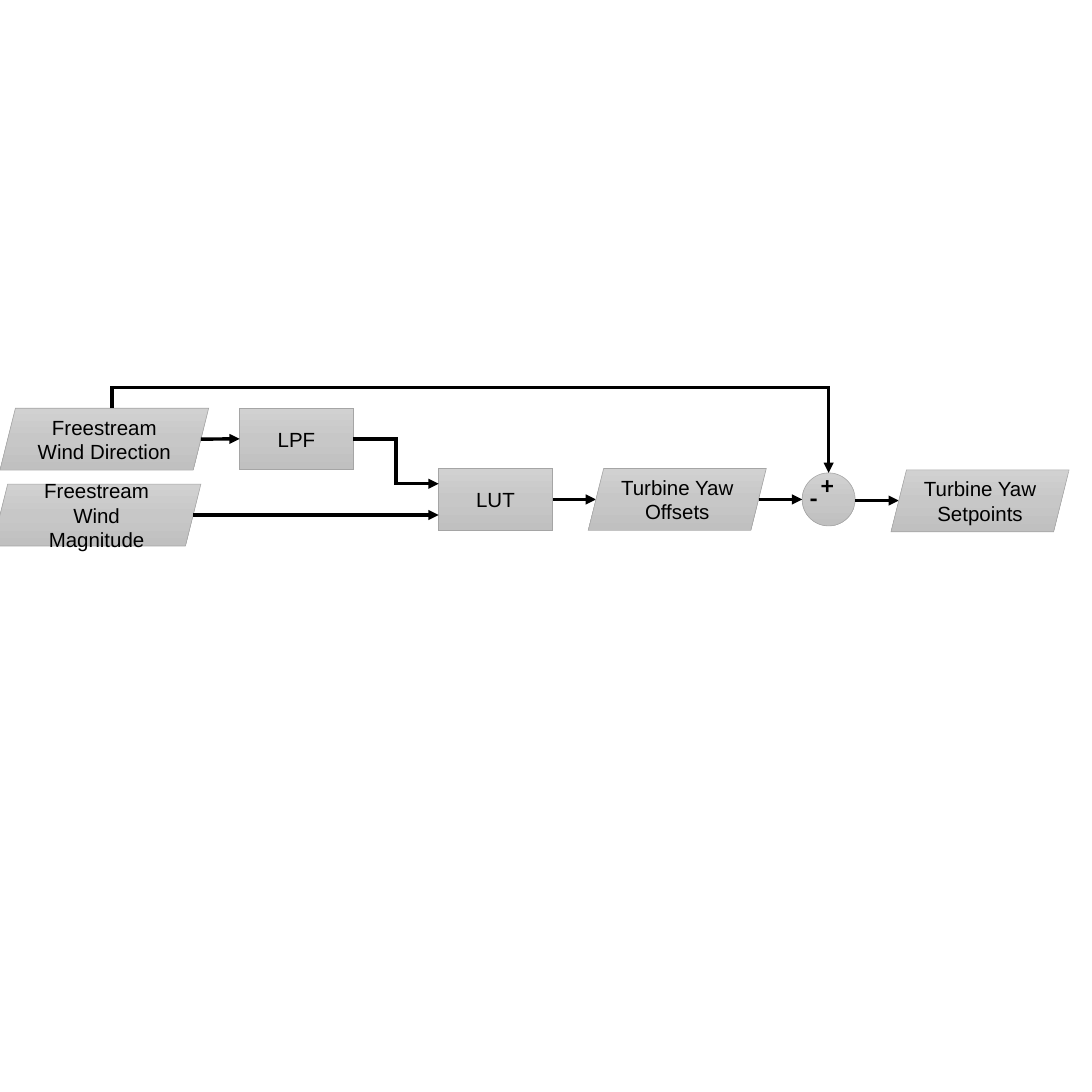
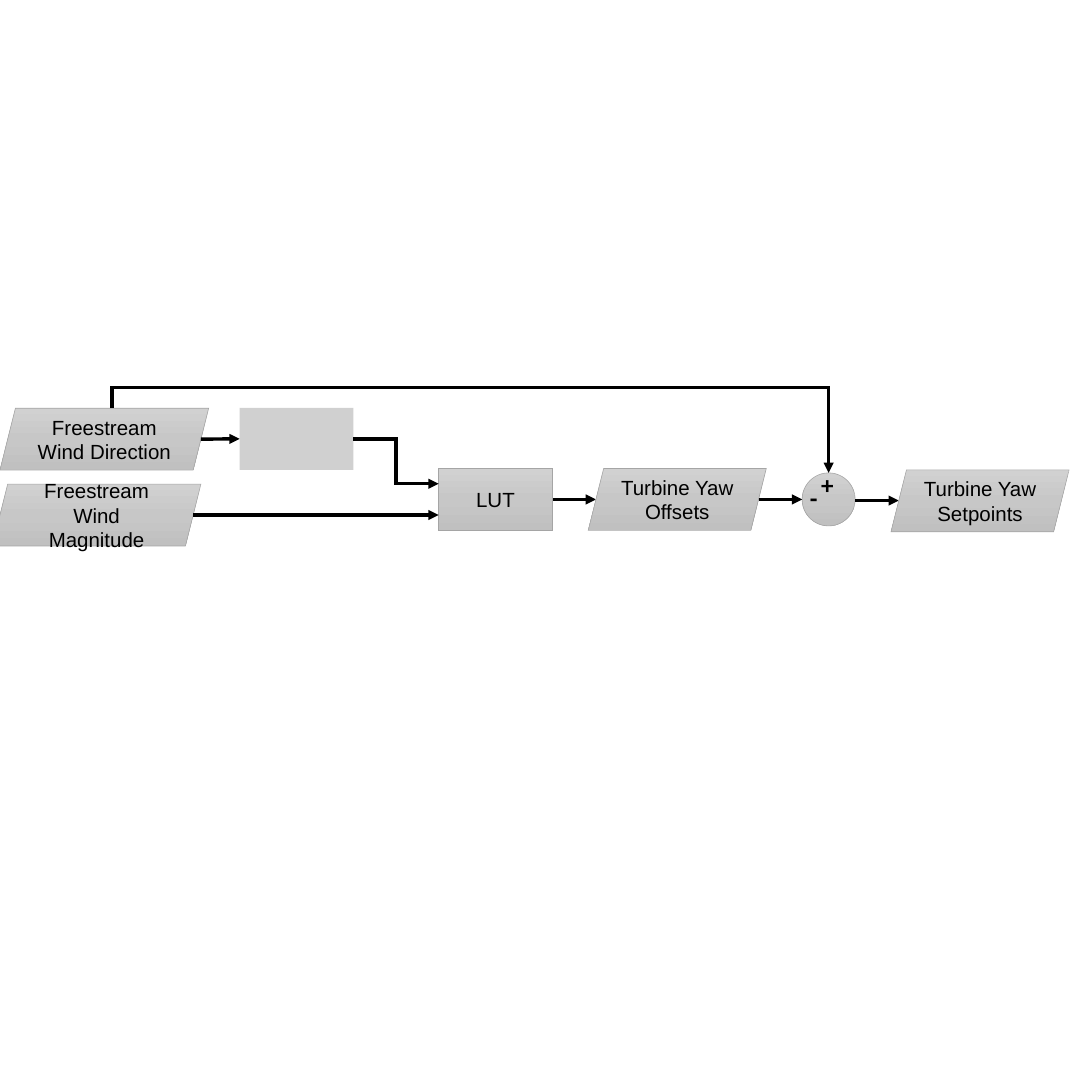
Before and after one commit to achenry/wind-hybrid-open-controller, a slide deck: slide 1 of examples/figures.pptx. Drawn at 1092x1092 pixels with LibreOffice and Linux fonts; fonts in the diff are those of the drawing; grey boxes stand for pictures. Boxes give left, top, right and bottom in pixels: in the first picture for what was removed or moved away, otherwise in the second. Text is boxed around its words. In the diff, an @@ line names an element or a change of style, - is before the commit and + after.

```diff
--- a/examples/figures.pptx
+++ b/examples/figures.pptx
@@ rectangle removed at bbox=[240, 408, 354, 470] @@
-LPF
@@ picture added at bbox=[240, 408, 354, 470] @@
```
Also in this commit, not shown: 3 other files.
